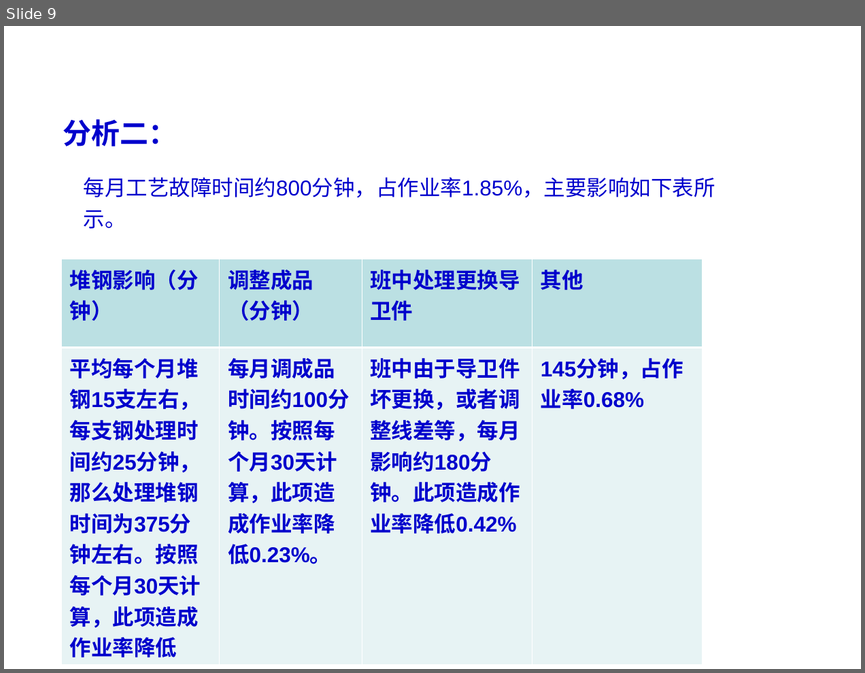
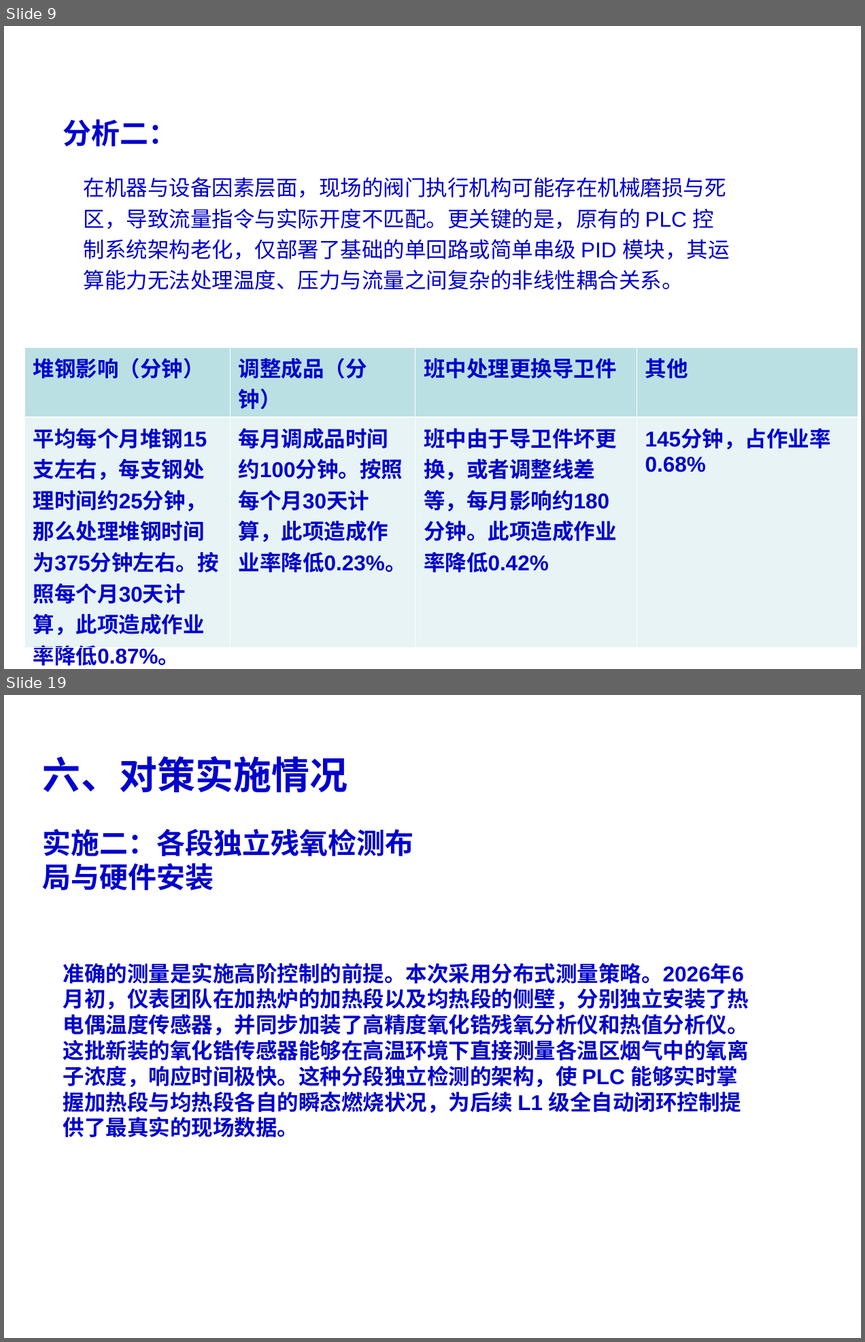
Before and after one commit to wfq1971/work_file, a slide deck: 2021年三棒作业区QC课题.ppt. Shown one above the other, each under a label of ours: slide 9 before the commit, slides 9 and 19 after it; the slides between them are not shown. The pictures are 865x673 and 865x1342 pixels, drawn with LibreOffice and Linux fonts; fonts in the diff are those of the drawing; background and template pictures are left out. Boxes give left, top, right and bottom in pixels: in the first picture for what was removed or moved away, otherwise in the second. Text is boxed around its words. In the diff, an @@ line names an element or a change of style, - is before the commit and + after.

Commit message:
自动版本管理: 2026/07/10  9:41

```diff
--- a/2021年三棒作业区QC课题.ppt
+++ b/2021年三棒作业区QC课题.ppt
@@ slide 19 added at (x1=4, y1=695, x2=861, y2=1338), background picture (left out) @@
@@ text added at (x1=43, y1=756, x2=347, y2=792), 32 pt, text #0000CC, bold @@
+六、对策实施情况
@@ text added at (x1=43, y1=829, x2=414, y2=890), 24 pt, text #0000CC, bold @@
+实施二：各段独立残氧检测布局与硬件安装
@@ text added at (x1=63, y1=963, x2=749, y2=1137), 18 pt, text #0000CC, bold @@
+准确的测量是实施高阶控制的前提。本次采用分布式测量策略。2026年6月初，仪表团队在加热炉的加热段以及均热段的侧壁，分别独立安装了热电偶温度传感器，并同步加装了高精度氧化锆残氧分析仪和热值分析仪。这批新装的氧化锆传感器能够在高温环境下直接测量各温区烟气中的氧离子浓度，响应时间极快。这种分段独立检测的架构，使 PLC 能够实时掌握加热段与均热段各自的瞬态燃烧状况，为后续 L1 级全自动闭环控制提供了最真实的现场数据。
@@ slide 9 changed as well @@
@@ text removed at (x1=84, y1=177, x2=715, y2=229) @@
-每月工艺故障时间约800分钟，占作业率1.85%，主要影响如下表所示。
@@ text added at (x1=84, y1=177, x2=730, y2=290), 18 pt, text #0000CC @@
+在机器与设备因素层面，现场的阀门执行机构可能存在机械磨损与死区，导致流量指令与实际开度不匹配。更关键的是，原有的 PLC 控制系统架构老化，仅部署了基础的单回路或简单串级 PID 模块，其运算能力无法处理温度、压力与流量之间复杂的非线性耦合关系。
@@ table resized from (x1=61, y1=259, x2=702, y2=660) to (x1=24, y1=347, x2=858, y2=668) @@
```
Also in this commit, not shown: 14 other slides changed, 10 other slides added, 6 slides removed.
